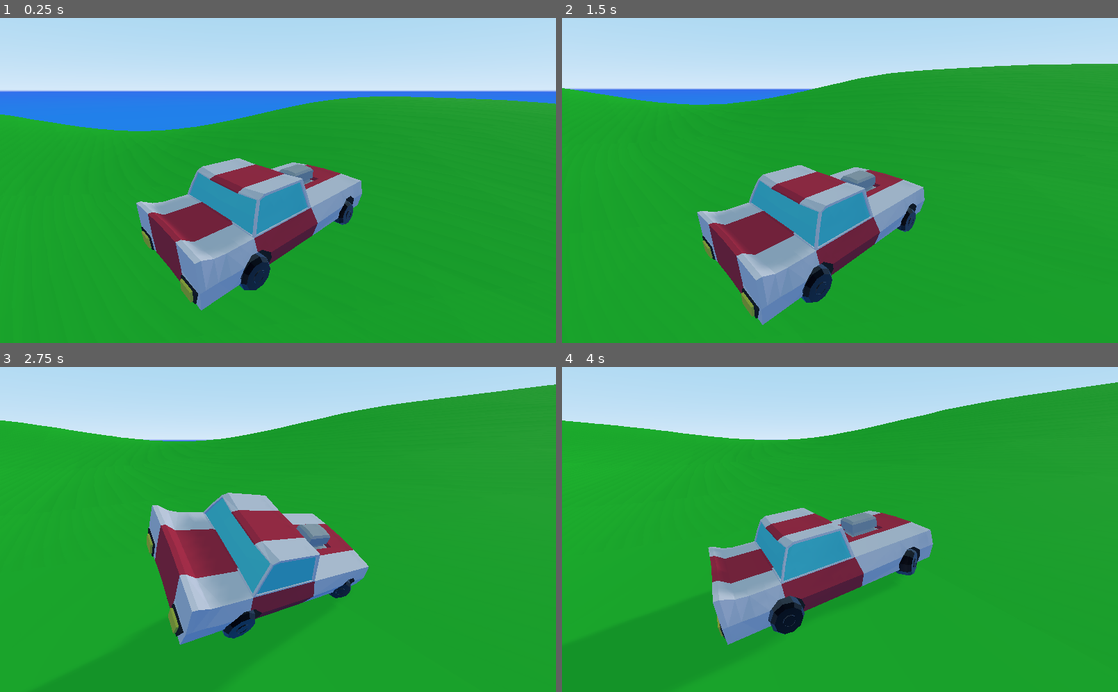
Above: before the commit, frames 1-4 (two rows, left to right).
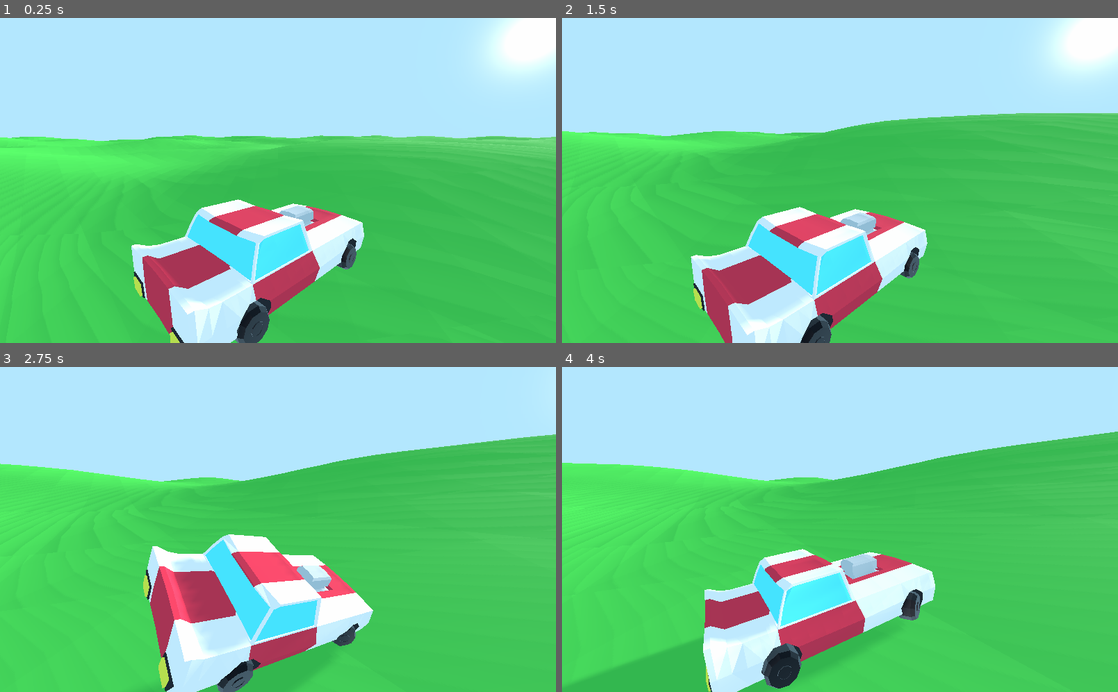
Above: after the commit, the same moments.

Repository: xrajishx/racer
Game: Godot game, scene res://Main.tscn
Same seed, same stepped clock (60 frames per second), same inputs: the game is played once before the commit and once after it.
Inputs:
- Up to frame 1 (0.25 s): no input
- Up to frame 2 (1.5 s): hold D (car_right) 0.53-1.28 s; hold S (car_backward) from 1.28 s (still down)
- Up to frame 3 (2.75 s): release S (car_backward) at 2.03 s; hold D (car_right) from 2.03 s (still down)
- Up to frame 4 (4 s): release D (car_right) at 2.78 s; hold W (car_forward) 2.78-3.53 s; hold A (car_left) from 3.53 s (still down)

The runs differ from the first frame. In frame 1, 82% of the frame differs, in the area x 0-100%, y 0-100%; in frame 2, 85%; in frame 3, 85%, in the area x 0-100%, y 5-100%; in frame 4, 85%.

Commit message:
Made the game look a little better

Diff:
--- a/Camera.gd
+++ b/Camera.gd
@@ -17,6 +17,6 @@
 	offset.y = height
 
 	var new_position = target_position + offset
-	target_position.y = target_position.y + 1
+	target_position.y = target_position.y + 2
 
 	look_at_from_position(new_position, target_position, Vector3(0, 1, 0))
--- a/GroundGenerator.gd
+++ b/GroundGenerator.gd
@@ -1,6 +1,5 @@
 extends Spatial
 
-export var color = Color(0.1, 0.7, 0.1)
 export var height_influence = 10
 export var map_length = 200
 export var quad_size = 4.0
@@ -8,7 +7,6 @@
 
 var vertices = PoolVector3Array()
 var indeces = []
-var material = SpatialMaterial.new()
 
 func _ready():
 	randomize()
@@ -63,9 +61,6 @@
 			indeces.push_back(current_number_of_vertices + 1)
 			indeces.push_back(current_number_of_vertices)
 
-	material.albedo_color = color
-	surface_tool.set_material(material)
-
 	surface_tool.add_smooth_group(smooth_shading)
 
 	for vertex in vertices:
--- a/GroundGenerator.tscn
+++ b/GroundGenerator.tscn
@@ -1,6 +1,9 @@
-[gd_scene load_steps=2 format=2]
+[gd_scene load_steps=3 format=2]
 
 [ext_resource path="res://GroundGenerator.gd" type="Script" id=1]
+
+[sub_resource type="SpatialMaterial" id=1]
+albedo_color = Color( 0.196078, 0.588235, 0.196078, 1 )
 
 [node name="GroundGenerator" type="Spatial"]
 script = ExtResource( 1 )
@@ -8,6 +11,7 @@
 quad_size = 10.0
 
 [node name="Ground" type="MeshInstance" parent="."]
+material_override = SubResource( 1 )
 
 [node name="Camera" type="Camera" parent="."]
 transform = Transform( 1, 0, 0, 0, -4.37114e-008, 1, 0, -1, -4.37114e-008, 0, 50, 0 )
--- a/Main.tscn
+++ b/Main.tscn
@@ -15,12 +15,13 @@
 
 [node name="Camera" type="Camera" parent="."]
 current = true
+far = 1000.0
 script = ExtResource( 3 )
 target = NodePath("../RaceCar")
 
 [node name="DirectionalLight" type="DirectionalLight" parent="."]
-transform = Transform( 1, 0, 0, 0, 0.925266, 0.37932, 0, -0.37932, 0.925266, 0, 8.54686, 19.5642 )
-light_energy = 0.5
+transform = Transform( 1, 0, 0, 0, 0.965926, 0.258819, 0, -0.258819, 0.965926, 0, 0, 0 )
+light_energy = 3.0
 light_indirect_energy = 0.0
 light_bake_mode = 0
 shadow_enabled = true
--- a/default_env.tres
+++ b/default_env.tres
@@ -1,9 +1,22 @@
 [gd_resource type="Environment" load_steps=2 format=2]
 
 [sub_resource type="ProceduralSky" id=1]
-ground_bottom_color = Color( 0.12549, 0.509804, 0.917647, 1 )
-ground_horizon_color = Color( 0.2, 0.431373, 0.929412, 1 )
+sky_horizon_color = Color( 0.647059, 0.839216, 0.945098, 1 )
+sky_energy = 2.0
+ground_bottom_color = Color( 0.647059, 0.839216, 0.945098, 1 )
+ground_horizon_color = Color( 0.647059, 0.839216, 0.945098, 1 )
+ground_energy = 2.0
+sun_latitude = 15.0
+sun_longitude = -180.0
+sun_angle_max = 50.0
+sun_curve = 0.0466516
+sun_energy = 3.0
 
 [resource]
 background_mode = 2
 background_sky = SubResource( 1 )
+background_energy = 0.6
+ambient_light_color = Color( 1, 1, 1, 1 )
+ambient_light_energy = 2.0
+fog_color = Color( 0.698039, 0.792157, 0.886275, 1 )
+fog_sun_color = Color( 1, 1, 1, 1 )
